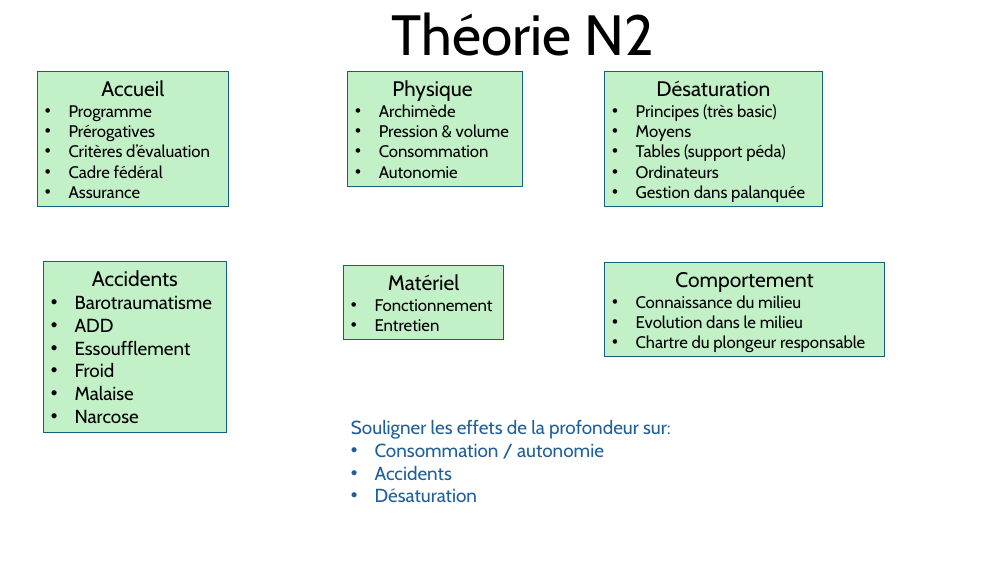
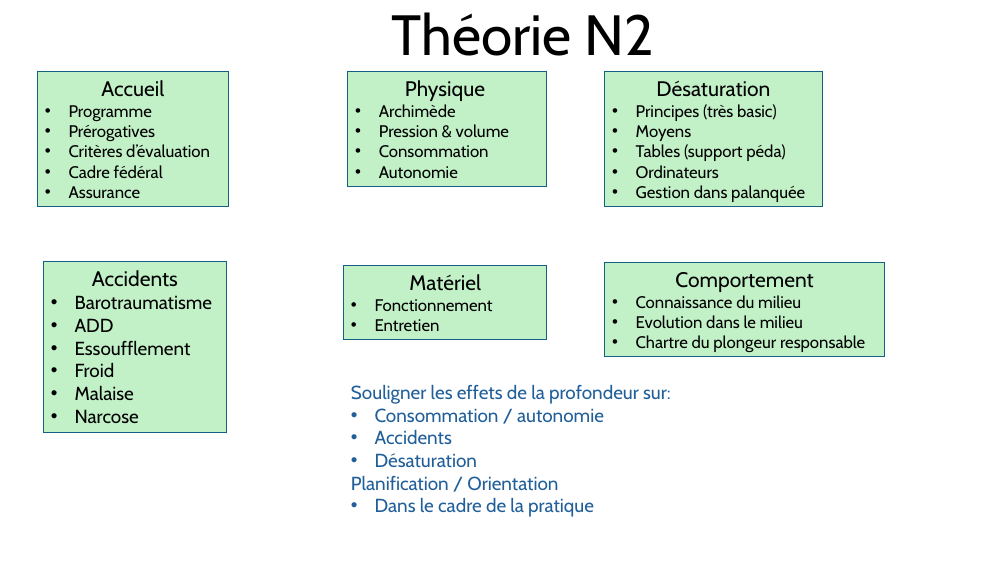
Before and after one commit to OlivierArtigue/mf1, a slide deck: slide 1 of ppt/theorie-n2.pptx. Drawn at 1008x567 pixels with LibreOffice and Linux fonts; fonts in the diff are those of the drawing. Boxes give left, top, right and bottom in pixels: in the first picture for what was removed or moved away, otherwise in the second. Text is boxed around its words. In the diff, an @@ line names an element or a change of style, - is before the commit and + after.

```diff
--- a/ppt/theorie-n2.pptx
+++ b/ppt/theorie-n2.pptx
@@ rectangle "Physique": place and size @@
-rectangle "Physique" at [348, 72, 523, 186]
+rectangle "Physique" at [348, 72, 547, 186]
@@ rectangle "Matériel": place and size @@
-rectangle "Matériel" at [343, 265, 504, 340]
+rectangle "Matériel" at [343, 265, 547, 340]
@@ text "Souligner les effets de la ...": place and size @@
-text "Souligner les effets de la ..." at [351, 420, 671, 503]
+text "Souligner les effets de la ..." at [351, 385, 671, 517]
@@ text at [351, 476, 594, 517]: paragraphs added @@
+Planification / Orientation
+• Dans le cadre de la pratique
```
Also in this commit, not shown: 3 other files.
